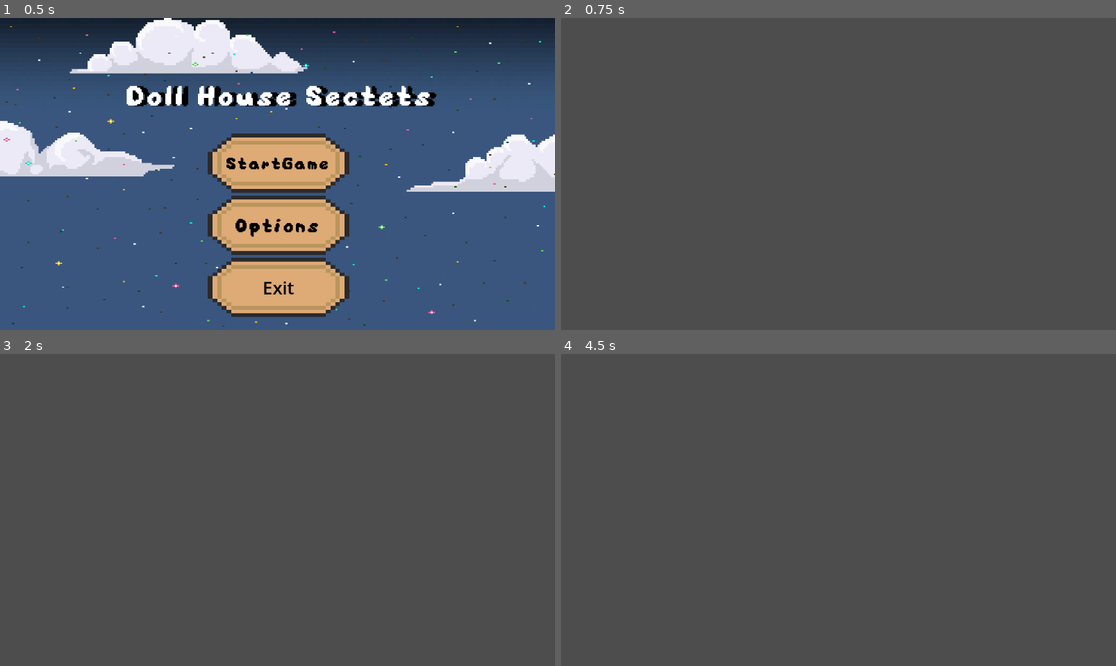
Above: before the commit, frames 1-4 (two rows, left to right).
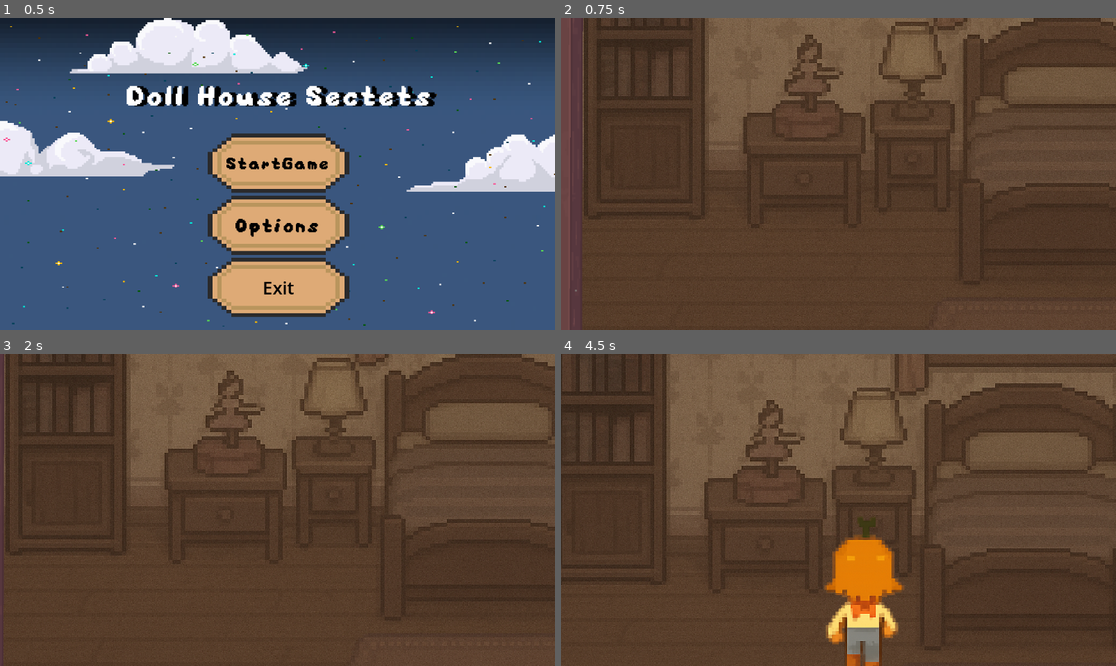
Above: after the commit, the same moments.

Repository: GhSh04/DollhouseSecrets
Game: Godot game, scene res://scenes/Main_Menu.tscn
The game is run twice, just before and just after one commit, with the same random seed, the same clock (stepped at 60 frames per second) and the same inputs.
Inputs (mouse positions are in pixels of both pictures, inside the frame that each line leads up to):
- Up to frame 1 (0.5 s): no input
- Up to frame 2 (0.75 s): click "StartGame" at 0.5 s
- Up to frame 3 (2 s): tap Enter at 1.25 s; move the mouse to (399, 494) at 1.27 s; hold Right (right, bound only after the commit) from 1.28 s (still down); click (399, 494) at 1.42 s
- Up to frame 4 (4.5 s): move the mouse to (727, 525) at 2.02 s; release Right (right, bound only after the commit) at 2.03 s; hold Left (left, bound only after the commit) 2.03-2.78 s; click (727, 525) at 2.17 s; move the mouse to (894, 441) at 2.77 s; hold Right (right, bound only after the commit) 2.78-3.53 s; click (894, 441) at 2.92 s; move the mouse to (810, 572) at 3.52 s; hold Up (up, bound only after the commit) 3.53-4.28 s; click (810, 572) at 3.67 s; move the mouse to (1005, 556) at 4.27 s; hold Left (left, bound only after the commit) from 4.28 s (still down); click (1005, 556) at 4.42 s

Frame 1 is identical in both runs. In frame 2, 95% of the frame differs, in the area x 0-100%, y 0-100%; in frame 3, 96%; in frame 4, 96%.

Commit message:
d

Diff:
--- /dev/null
+++ b/Bedroom/111.gd
@@ -0,0 +1,17 @@
+extends Area2D
+
+
+# Called when the node enters the scene tree for the first time.
+func _ready() -> void:
+	pass # Replace with function body.
+
+
+# Called every frame. 'delta' is the elapsed time since the previous frame.
+func _process(delta: float) -> void:
+	pass
+
+
+
+func _on_input_event(viewport, event, shape_idx):
+		if event is InputEventMouseButton and event.pressed and event.button_index == MOUSE_BUTTON_LEFT:
+			get_tree().change_scene_to_file("res://Bedroom/bedroom.tscn")
--- a/Bedroom/area_2d.gd
+++ b/Bedroom/area_2d.gd
@@ -7,20 +7,6 @@
 
 
 # Called every frame. 'delta' is the elapsed time since the previous frame.
-func _process(delta: float) -> void:
-	pass
-
-
-
-
 func _on_input_event(viewport, event, shape_idx):
 		if event is InputEventMouseButton and event.pressed and event.button_index == MOUSE_BUTTON_LEFT:
 			get_tree().change_scene_to_file("res://Bedroom/mirror.tscn")
-
-
-func _on_area_2d_2_input_event(viewport: Node, event: InputEvent, shape_idx: int) -> void:
-	pass # Replace with function body.
-
-
-func _on_area_2d_4_input_event(viewport: Node, event: InputEvent, shape_idx: int) -> void:
-	pass # Replace with function body.
--- a/Bedroom/area_2d_2.gd
+++ b/Bedroom/area_2d_2.gd
@@ -9,4 +9,4 @@
 # Called every frame. 'delta' is the elapsed time since the previous frame.
 func _on_input_event(viewport, event, shape_idx):
 		if event is InputEventMouseButton and event.pressed and event.button_index == MOUSE_BUTTON_LEFT:
-			get_tree().change_scene_to_file("res://Bedroom/chair.tscn")
+			get_tree().change_scene_to_file("res://Bedroom/bed.tscn")
--- a/Bedroom/area_2d_3.gd
+++ b/Bedroom/area_2d_3.gd
@@ -9,4 +9,4 @@
 # Called every frame. 'delta' is the elapsed time since the previous frame.
 func _on_input_event(viewport, event, shape_idx):
 		if event is InputEventMouseButton and event.pressed and event.button_index == MOUSE_BUTTON_LEFT:
-			get_tree().change_scene_to_file("res://Bedroom/bed.tscn")
+			get_tree().change_scene_to_file("res://Bedroom/chair.tscn")
--- a/Bedroom/bed.tscn
+++ b/Bedroom/bed.tscn
@@ -5,6 +5,6 @@
 [node name="bed" type="Node2D"]
 
 [node name="Copilot20251024234914" type="Sprite2D" parent="."]
-position = Vector2(1150.2499, 613.00006)
-scale = Vector2(1.4977212, 1.1953126)
+position = Vector2(576.4375, 322)
+scale = Vector2(0.7468262, 0.6328125)
 texture = ExtResource("1_7xo37")
--- a/Bedroom/bedroom.tscn
+++ b/Bedroom/bedroom.tscn
@@ -20,6 +20,12 @@
 
 [sub_resource type="RectangleShape2D" id="RectangleShape2D_3wf3b"]
 size = Vector2(228, 227)
+
+[sub_resource type="RectangleShape2D" id="RectangleShape2D_kdynj"]
+size = Vector2(2457, 1384)
+
+[sub_resource type="RectangleShape2D" id="RectangleShape2D_dihus"]
+size = Vector2(419, 114.375)
 
 [node name="Bedroom" type="Node2D"]
 
@@ -55,9 +61,6 @@
 scale = Vector2(8.624561, 2.9038463)
 texture = ExtResource("2_t561b")
 
-[node name="player" parent="." instance=ExtResource("3_5vh5m")]
-position = Vector2(82, 1112)
-
 [node name="Area2D" type="Area2D" parent="."]
 script = ExtResource("4_vpxbp")
 
@@ -88,7 +91,39 @@
 position = Vector2(471, 805.5)
 shape = SubResource("RectangleShape2D_3wf3b")
 
+[node name="StaticBody2D" type="StaticBody2D" parent="."]
+
+[node name="CollisionShape2D" type="CollisionShape2D" parent="StaticBody2D"]
+position = Vector2(1085, 1902)
+shape = SubResource("RectangleShape2D_kdynj")
+
+[node name="CollisionShape2D2" type="CollisionShape2D" parent="StaticBody2D"]
+position = Vector2(-1230, 712)
+shape = SubResource("RectangleShape2D_kdynj")
+
+[node name="CollisionShape2D3" type="CollisionShape2D" parent="StaticBody2D"]
+position = Vector2(1232, -688)
+shape = SubResource("RectangleShape2D_kdynj")
+
+[node name="CollisionShape2D4" type="CollisionShape2D" parent="StaticBody2D"]
+position = Vector2(3350, 667)
+shape = SubResource("RectangleShape2D_kdynj")
+
+[node name="StaticBody2D2" type="StaticBody2D" parent="."]
+
+[node name="CollisionShape2D" type="CollisionShape2D" parent="StaticBody2D2"]
+position = Vector2(1022.5, 671)
+shape = SubResource("RectangleShape2D_dihus")
+
+[node name="CollisionShape2D2" type="CollisionShape2D" parent="StaticBody2D2"]
+position = Vector2(1487, 683.8125)
+shape = SubResource("RectangleShape2D_dihus")
+
+[node name="player" parent="." instance=ExtResource("3_5vh5m")]
+position = Vector2(223, 632)
+
 [connection signal="input_event" from="Area2D" to="Area2D" method="_on_input_event"]
+[connection signal="mouse_entered" from="Area2D" to="Area2D" method="_on_mouse_entered"]
 [connection signal="input_event" from="Area2D2" to="Area2D" method="_on_area_2d_2_input_event"]
 [connection signal="input_event" from="Area2D3" to="Area2D3" method="_on_input_event"]
 [connection signal="input_event" from="Area2D4" to="Area2D" method="_on_area_2d_4_input_event"]
--- /dev/null
+++ b/Bedroom/button.gd
@@ -0,0 +1,17 @@
+extends Button
+
+
+# Called when the node enters the scene tree for the first time.
+func _ready() -> void:
+	pass # Replace with function body.
+
+
+# Called every frame. 'delta' is the elapsed time since the previous frame.
+func _process(delta: float) -> void:
+	pass
+
+
+func _on_pressed() -> void:
+	pass # Replace with function body.
+func _on_Start_pressed() -> void:
+	get_tree().change_scene_to_file("res://Bedroom/bedroom.tscn")
--- /dev/null
+++ b/Bedroom/chair.gd
@@ -0,0 +1,16 @@
+extends Node2D
+
+# يتم استدعاؤه عند دخول المشهد
+func _ready() -> void:
+	# ممكن تضيفي إعدادات أولية هنا لاحقًا
+	pass
+
+# يتم استدعاؤه كل فريم
+func _process(delta: float) -> void:
+	# ممكن تضيفي تحديثات مستمرة هنا لاحقًا
+	pass
+
+# عند الضغط على زر الرجوع
+func _on_back_button_pressed() -> void:
+	# تغيير المشهد إلى غرفة النوم
+	get_tree().change_scene("res://Bedroom/bedroom.tscn")
--- a/Bedroom/chair.tscn
+++ b/Bedroom/chair.tscn
@@ -1,27 +1,12 @@
-[gd_scene load_steps=10 format=3 uid="uid://dlf841iw3412b"]
+[gd_scene load_steps=5 format=3 uid="uid://dlf841iw3412b"]
 
+[ext_resource type="Script" uid="uid://dvhj8cgp1n8yq" path="res://Bedroom/chair.gd" id="1_2py4c"]
 [ext_resource type="Texture2D" uid="uid://qqgp1s24sl40" path="res://Bedroom/download (1).jpg" id="1_quung"]
 [ext_resource type="Texture2D" uid="uid://d3gk7g7gv1lff" path="res://Bedroom/Copilot_20251024_231805.png" id="1_ut8ew"]
 [ext_resource type="Texture2D" uid="uid://cuocdaiebm78w" path="res://Bedroom/Inside_C.png" id="3_myshv"]
-[ext_resource type="FontFile" uid="uid://b4tr5xqnbv6pp" path="res://assets/February Strawberry Freebie/Pixel MIM Strawberry.ttf" id="4_2py4c"]
-[ext_resource type="Texture2D" uid="uid://bu65mvhu65hk1" path="res://Bedroom/UI books & more.png" id="5_hrxmm"]
-
-[sub_resource type="FontVariation" id="FontVariation_lk8w7"]
-base_font = ExtResource("4_2py4c")
-
-[sub_resource type="StyleBoxTexture" id="StyleBoxTexture_i6lth"]
-texture = ExtResource("5_hrxmm")
-modulate_color = Color(0.6736995, 0.5535543, 0.36230916, 1)
-
-[sub_resource type="StyleBoxTexture" id="StyleBoxTexture_ca0br"]
-texture = ExtResource("5_hrxmm")
-modulate_color = Color(0.49747366, 0.49747366, 0.49747366, 1)
-
-[sub_resource type="StyleBoxTexture" id="StyleBoxTexture_c4mh3"]
-texture = ExtResource("5_hrxmm")
-modulate_color = Color(0.34407577, 0.34407574, 0.34407574, 1)
 
 [node name="chair" type="Node2D"]
+script = ExtResource("1_2py4c")
 
 [node name="Download(1)" type="Sprite2D" parent="."]
 position = Vector2(1206.0001, 706)
@@ -29,43 +14,52 @@
 texture = ExtResource("1_quung")
 
 [node name="Copilot20251024231805" type="Sprite2D" parent="."]
-position = Vector2(1150.4999, 819.49994)
-scale = Vector2(1.4980468, 1.6005859)
+position = Vector2(578.5, 320.99997)
+scale = Vector2(0.75325525, 0.6269532)
 texture = ExtResource("1_ut8ew")
 
 [node name="InsideC" type="Sprite2D" parent="."]
-position = Vector2(1153.8645, 1719.9797)
+position = Vector2(575.03125, 724.8686)
 rotation = 3.1386054
-scale = Vector2(9.147787, 3.1923077)
+scale = Vector2(5.0706234, 3.1923077)
 texture = ExtResource("3_myshv")
 
 [node name="InsideC3" type="Sprite2D" parent="."]
-position = Vector2(1148.7615, -83.030235)
+position = Vector2(501.35712, -83.60208)
 rotation = 0.0008832873
-scale = Vector2(9.079584, 3.1923077)
+scale = Vector2(4.5363936, 3.1923077)
 texture = ExtResource("3_myshv")
 
 [node name="InsideC2" type="Sprite2D" parent="."]
-position = Vector2(-72.52954, 816.3048)
+position = Vector2(-71.8624, 320.63745)
 rotation = -1.5694504
-scale = Vector2(5.767588, 2.8324683)
+scale = Vector2(2.2892175, 2.8324683)
 texture = ExtResource("3_myshv")
 
 [node name="InsideC4" type="Sprite2D" parent="."]
-position = Vector2(2375.5688, 817.9332)
+position = Vector2(1215.7905, 240.85132)
 rotation = 1.5678476
-scale = Vector2(5.783218, 2.8324683)
+scale = Vector2(2.904969, 2.8324683)
 texture = ExtResource("3_myshv")
 
-[node name="Button" type="Button" parent="."]
-offset_left = 20.0
-offset_top = 758.0
-offset_right = 252.0
-offset_bottom = 893.0
-theme_override_colors/font_color = Color(1, 0.89827347, 0.8123662, 1)
-theme_override_fonts/font = SubResource("FontVariation_lk8w7")
-theme_override_font_sizes/font_size = 74
-theme_override_styles/normal = SubResource("StyleBoxTexture_i6lth")
-theme_override_styles/pressed = SubResource("StyleBoxTexture_ca0br")
-theme_override_styles/hover = SubResource("StyleBoxTexture_c4mh3")
-text = "Back"
+[node name="Control" type="Control" parent="."]
+layout_mode = 3
+anchors_preset = 0
+offset_right = 40.0
+offset_bottom = 40.0
+
+[node name="BackButton" type="Button" parent="Control"]
+layout_mode = 1
+anchors_preset = -1
+anchor_left = 2.7500002
+anchor_top = 9.075001
+anchor_right = 2.7500002
+anchor_bottom = 9.075001
+offset_left = -99.00001
+offset_top = -60.00003
+offset_right = 98.99999
+offset_bottom = 59.99997
+
+[connection signal="focus_exited" from="Control/BackButton" to="." method="_on_back_button_focus_exited"]
+[connection signal="mouse_exited" from="Control/BackButton" to="." method="_on_back_button_mouse_exited"]
+[connection signal="pressed" from="Control/BackButton" to="." method="_on_back_button_pressed"]
--- a/Bedroom/mirror.tscn
+++ b/Bedroom/mirror.tscn
@@ -1,15 +1,11 @@
-[gd_scene load_steps=12 format=3 uid="uid://d2ctaaqxxd4w1"]
+[gd_scene load_steps=13 format=3 uid="uid://d2ctaaqxxd4w1"]
 
 [ext_resource type="Texture2D" uid="uid://qqgp1s24sl40" path="res://Bedroom/download (1).jpg" id="1_pd3tr"]
-[ext_resource type="Script" uid="uid://c1110mrt8s78o" path="res://Bedroom/area_2d.gd" id="2_7we20"]
 [ext_resource type="FontFile" uid="uid://b4tr5xqnbv6pp" path="res://assets/February Strawberry Freebie/Pixel MIM Strawberry.ttf" id="3_6xsca"]
 [ext_resource type="Texture2D" uid="uid://bu65mvhu65hk1" path="res://Bedroom/UI books & more.png" id="3_crq52"]
 [ext_resource type="Texture2D" uid="uid://b1xa6kiv47pfk" path="res://Bedroom/Copilot_20251024_232837.png" id="3_t6ou2"]
 [ext_resource type="Texture2D" uid="uid://cuocdaiebm78w" path="res://Bedroom/Inside_C.png" id="6_4xfiu"]
-
-[sub_resource type="CapsuleShape2D" id="CapsuleShape2D_crq52"]
-radius = 40.99768
-height = 186.0509
+[ext_resource type="Script" uid="uid://c646kjktssxok" path="res://Bedroom/111.gd" id="6_pd3tr"]
 
 [sub_resource type="FontVariation" id="FontVariation_pd3tr"]
 base_font = ExtResource("3_6xsca")
@@ -26,31 +22,28 @@
 texture = ExtResource("3_crq52")
 modulate_color = Color(0.34407577, 0.34407574, 0.34407574, 1)
 
+[sub_resource type="ShaderMaterial" id="ShaderMaterial_4xfiu"]
+
+[sub_resource type="RectangleShape2D" id="RectangleShape2D_5rlkg"]
+size = Vector2(207, 114)
+
 [node name="mirror" type="Node2D"]
 
 [node name="Download(1)" type="Sprite2D" parent="."]
-position = Vector2(1137, 949.0626)
+position = Vector2(1163.0001, 898)
 scale = Vector2(4.8247285, 5.396894)
 texture = ExtResource("1_pd3tr")
 
 [node name="Copilot20251024232837" type="Sprite2D" parent="."]
-position = Vector2(1154, 820.5)
-scale = Vector2(1.5026041, 1.6025391)
+position = Vector2(574.00006, 325.50003)
+scale = Vector2(0.7473958, 0.63574225)
 texture = ExtResource("3_t6ou2")
 
-[node name="Area2D" type="Area2D" parent="."]
-script = ExtResource("2_7we20")
-
-[node name="CollisionShape2D" type="CollisionShape2D" parent="Area2D"]
-position = Vector2(124.000015, 859.00006)
-rotation = -1.5696363
-shape = SubResource("CapsuleShape2D_crq52")
-
 [node name="Button" type="Button" parent="."]
-offset_left = 5.0
-offset_top = 801.0
-offset_right = 237.0
-offset_bottom = 936.0
+offset_left = 19.0
+offset_top = 223.0
+offset_right = 179.0
+offset_bottom = 314.0
 theme_override_colors/font_color = Color(1, 0.89827347, 0.8123662, 1)
 theme_override_fonts/font = SubResource("FontVariation_pd3tr")
 theme_override_font_sizes/font_size = 74
@@ -60,24 +53,35 @@
 text = "Back"
 
 [node name="InsideC" type="Sprite2D" parent="."]
-position = Vector2(1137, 1731)
+position = Vector2(623.99994, 744.00006)
 rotation = 3.1402822
 scale = Vector2(9.119299, 3.5769231)
 texture = ExtResource("6_4xfiu")
 
 [node name="InsideC2" type="Sprite2D" parent="."]
-position = Vector2(1139.0001, -87)
-scale = Vector2(9.119299, 3.5769231)
+position = Vector2(494.25, -87)
+scale = Vector2(4.594737, 3.5769231)
 texture = ExtResource("6_4xfiu")
 
 [node name="InsideC3" type="Sprite2D" parent="."]
-position = Vector2(-75.7534, 828.62506)
+position = Vector2(-69.9376, 338.8867)
 rotation = -1.5671501
-scale = Vector2(5.794411, 2.9772067)
+scale = Vector2(2.360962, 2.9772067)
 texture = ExtResource("6_4xfiu")
 
 [node name="InsideC4" type="Sprite2D" parent="."]
-position = Vector2(2376.1438, 818.16077)
+position = Vector2(1214.7161, 229.8718)
 rotation = -4.7130985
-scale = Vector2(5.7465744, 2.6280673)
+scale = Vector2(2.9386556, 2.6280673)
 texture = ExtResource("6_4xfiu")
+
+[node name="111" type="Area2D" parent="."]
+script = ExtResource("6_pd3tr")
+
+[node name="CollisionShape2D" type="CollisionShape2D" parent="111"]
+texture_filter = 1
+material = SubResource("ShaderMaterial_4xfiu")
+position = Vector2(106.5, 370)
+shape = SubResource("RectangleShape2D_5rlkg")
+
+[connection signal="input_event" from="111" to="111" method="_on_input_event"]
--- a/project.godot
+++ b/project.godot
@@ -15,6 +15,31 @@
 config/features=PackedStringArray("4.5", "Forward Plus")
 config/icon="res://icon.svg"
 
+[input]
+
+left={
+"deadzone": 0.2,
+"events": [Object(InputEventKey,"resource_local_to_scene":false,"resource_name":"","device":-1,"window_id":0,"alt_pressed":false,"shift_pressed":false,"ctrl_pressed":false,"meta_pressed":false,"pressed":false,"keycode":0,"physical_keycode":4194319,"key_label":0,"unicode":0,"location":0,"echo":false,"script":null)
+, Object(InputEventKey,"resource_local_to_scene":false,"resource_name":"","device":-1,"window_id":0,"alt_pressed":false,"shift_pressed":false,"ctrl_pressed":false,"meta_pressed":false,"pressed":false,"keycode":0,"physical_keycode":65,"key_label":0,"unicode":97,"location":0,"echo":false,"script":null)
+]
+}
+right={
+"deadzone": 0.2,
+"events": [Object(InputEventKey,"resource_local_to_scene":false,"resource_name":"","device":-1,"window_id":0,"alt_pressed":false,"shift_pressed":false,"ctrl_pressed":false,"meta_pressed":false,"pressed":false,"keycode":0,"physical_keycode":4194321,"key_label":0,"unicode":0,"location":0,"echo":false,"script":null)
+, Object(InputEventKey,"resource_local_to_scene":false,"resource_name":"","device":-1,"window_id":0,"alt_pressed":false,"shift_pressed":false,"ctrl_pressed":false,"meta_pressed":false,"pressed":false,"keycode":0,"physical_keycode":68,"key_label":0,"unicode":100,"location":0,"echo":false,"script":null)
+]
+}
+up={
+"deadzone": 0.2,
+"events": [Object(InputEventKey,"resource_local_to_scene":false,"resource_name":"","device":-1,"window_id":0,"alt_pressed":false,"shift_pressed":false,"ctrl_pressed":false,"meta_pressed":false,"pressed":false,"keycode":0,"physical_keycode":4194320,"key_label":0,"unicode":0,"location":0,"echo":false,"script":null)
+, Object(InputEventKey,"resource_local_to_scene":false,"resource_name":"","device":-1,"window_id":0,"alt_pressed":false,"shift_pressed":false,"ctrl_pressed":false,"meta_pressed":false,"pressed":false,"keycode":0,"physical_keycode":87,"key_label":0,"unicode":119,"location":0,"echo":false,"script":null)
+]
+}
+
+[physics]
+
+2d/default_gravity=1137.5389999999998
+
 [rendering]
 
 textures/canvas_textures/default_texture_filter=0
--- a/scenes/MainPlayer.tscn
+++ b/scenes/MainPlayer.tscn
@@ -1,70 +1,105 @@
-[gd_scene load_steps=9 format=3 uid="uid://fpk4mg5ryf46"]
+[gd_scene load_steps=14 format=3 uid="uid://fpk4mg5ryf46"]
 
-[ext_resource type="Texture2D" uid="uid://cjxn4cifi8mxh" path="res://assets/sprite_walking_8dce25ce-ee9b-44d5-a2c1-adbf1b2c9822_bbe44c35-382f-43c4-93f0-238fdfadb202-Photoroom.png" id="1_3vyb7"]
+[ext_resource type="Script" uid="uid://vmxonud0xlep" path="res://scenes/main_player.gd" id="1_xsm63"]
+[ext_resource type="Texture2D" uid="uid://8icjoq18wp27" path="res://assets/WhatsApp Image 2025-10-25 at 5.48.59 PM.png" id="2_oq4ni"]
+[ext_resource type="Texture2D" uid="uid://dc2prd5d57i42" path="res://assets/Copilot_20251025_155951.png" id="2_ydk1y"]
 
-[sub_resource type="AtlasTexture" id="AtlasTexture_g2els"]
-atlas = ExtResource("1_3vyb7")
-region = Rect2(0, 0, 313, 186)
+[sub_resource type="AtlasTexture" id="AtlasTexture_bqunt"]
+atlas = ExtResource("2_oq4ni")
+region = Rect2(0, 0, 320, 853)
 
-[sub_resource type="AtlasTexture" id="AtlasTexture_qhqgy"]
-atlas = ExtResource("1_3vyb7")
-region = Rect2(313, 0, 313, 186)
+[sub_resource type="AtlasTexture" id="AtlasTexture_11llm"]
+atlas = ExtResource("2_oq4ni")
+region = Rect2(320, 0, 320, 853)
 
-[sub_resource type="AtlasTexture" id="AtlasTexture_dqkch"]
-atlas = ExtResource("1_3vyb7")
-region = Rect2(626, 0, 313, 186)
+[sub_resource type="AtlasTexture" id="AtlasTexture_yervt"]
+atlas = ExtResource("2_oq4ni")
+region = Rect2(640, 0, 320, 853)
 
-[sub_resource type="AtlasTexture" id="AtlasTexture_qlg0r"]
-atlas = ExtResource("1_3vyb7")
-region = Rect2(939, 0, 313, 186)
+[sub_resource type="AtlasTexture" id="AtlasTexture_su5v1"]
+atlas = ExtResource("2_oq4ni")
+region = Rect2(960, 0, 320, 853)
 
-[sub_resource type="AtlasTexture" id="AtlasTexture_tuyoq"]
-atlas = ExtResource("1_3vyb7")
-region = Rect2(0, 186, 313, 186)
+[sub_resource type="AtlasTexture" id="AtlasTexture_vyh2l"]
+atlas = ExtResource("2_ydk1y")
+region = Rect2(0, 0, 256, 500)
+
+[sub_resource type="AtlasTexture" id="AtlasTexture_j87hv"]
+atlas = ExtResource("2_ydk1y")
+region = Rect2(256, 0, 256, 500)
+
+[sub_resource type="AtlasTexture" id="AtlasTexture_yrxe1"]
+atlas = ExtResource("2_ydk1y")
+region = Rect2(512, 0, 256, 500)
+
+[sub_resource type="AtlasTexture" id="AtlasTexture_5m47q"]
+atlas = ExtResource("2_ydk1y")
+region = Rect2(768, 0, 256, 500)
 
 [sub_resource type="SpriteFrames" id="SpriteFrames_fjrip"]
 animations = [{
 "frames": [{
 "duration": 1.0,
-"texture": SubResource("AtlasTexture_g2els")
+"texture": SubResource("AtlasTexture_bqunt")
 }, {
 "duration": 1.0,
-"texture": SubResource("AtlasTexture_qhqgy")
+"texture": SubResource("AtlasTexture_11llm")
 }, {
 "duration": 1.0,
-"texture": SubResource("AtlasTexture_dqkch")
+"texture": SubResource("AtlasTexture_yervt")
 }, {
 "duration": 1.0,
-"texture": SubResource("AtlasTexture_qlg0r")
+"texture": SubResource("AtlasTexture_su5v1")
+}],
+"loop": true,
+"name": &"d",
+"speed": 5.0
+}, {
+"frames": [{
+"duration": 1.0,
+"texture": SubResource("AtlasTexture_vyh2l")
 }, {
 "duration": 1.0,
-"texture": SubResource("AtlasTexture_tuyoq")
+"texture": SubResource("AtlasTexture_j87hv")
+}, {
+"duration": 1.0,
+"texture": SubResource("AtlasTexture_yrxe1")
+}, {
+"duration": 1.0,
+"texture": SubResource("AtlasTexture_5m47q")
 }],
 "loop": true,
-"name": &"walk",
+"name": &"up",
+"speed": 5.0
+}, {
+"frames": [],
+"loop": true,
+"name": &"w",
 "speed": 5.0
 }]
 
-[sub_resource type="CircleShape2D" id="CircleShape2D_smehm"]
-radius = 57.245087
+[sub_resource type="RectangleShape2D" id="RectangleShape2D_m7wx2"]
+size = Vector2(227, 408)
 
 [node name="player" type="CharacterBody2D"]
+script = ExtResource("1_xsm63")
 
 [node name="AnimatedSprite2D" type="AnimatedSprite2D" parent="."]
-position = Vector2(46.00003, -213)
-scale = Vector2(4.4792333, 4.5752697)
+position = Vector2(281.5, 361.25)
+scale = Vector2(0.7734375, 0.7262896)
 sprite_frames = SubResource("SpriteFrames_fjrip")
-animation = &"walk"
-frame = 1
-frame_progress = 0.5370394
+animation = &"w"
+frame_progress = 0.7343811
+
+[node name="Camera2D" type="Camera2D" parent="."]
+position = Vector2(200, 187)
+limit_left = -33
+limit_top = -77
+limit_right = 7000
+limit_bottom = 1623
+position_smoothing_enabled = true
+editor_draw_limits = true
 
 [node name="CollisionShape2D" type="CollisionShape2D" parent="."]
-position = Vector2(51, -135)
-shape = SubResource("CircleShape2D_smehm")
-
-[node name="Camera2D" type="Camera2D" parent="."]
-limit_left = 0
-limit_top = 0
-limit_right = 2300
-limit_bottom = 1225
-editor_draw_limits = true
+position = Vector2(301.5, 362)
+shape = SubResource("RectangleShape2D_m7wx2")
--- a/scenes/main_menu.gd
+++ b/scenes/main_menu.gd
@@ -16,7 +16,7 @@
 	options.visible = false
 
 func _on_Start_pressed() -> void:
-	get_tree().change_scene_to_file("res://scenes/game.tscn")
+	get_tree().change_scene_to_file("res://Bedroom/bedroom.tscn")
 
 
 func _on_Options_pressed() -> void:
--- /dev/null
+++ b/scenes/main_player.gd
@@ -0,0 +1,34 @@
+extends CharacterBody2D
+
+const SPEED = 300.0
+
+func _physics_process(delta: float) -> void:
+	# الحصول على مدخلات الحركة
+	var direction_x := Input.get_axis("left", "right")
+	var direction_y := Input.get_axis("up", "down")
+
+	var input_vector = Vector2(direction_x, direction_y).normalized()
+
+	# تحديث السرعة بناءً على المتجهات
+	velocity.x = input_vector.x * SPEED
+	velocity.y = input_vector.y * SPEED
+
+	# تشغيل الأنميشن
+	if input_vector.y < 0:
+		# إذا كان يتحرك للأعلى
+		$AnimatedSprite2D.play("up") # استخدام أنميشن "up"
+	elif input_vector.y > 0:
+		# إذا كان يتحرك للأسفل
+		$AnimatedSprite2D.play("d") # (إذا كان لديك أنميشن للأسفل)
+	elif input_vector.x != 0:
+		# إذا كان يتحرك أفقياً (يمين/يسار)
+		$AnimatedSprite2D.play("w") # (أو "w" كما كان في الكود الأصلي)
+		# يمكنك إضافة flip_h إذا كان الأنميشن نفسه لليمين واليسار
+		# $AnimatedSprite2D.flip_h = input_vector.x < 0
+	else:
+		# عند التوقف
+		$AnimatedSprite2D.stop()
+		# أو $AnimatedSprite2D.play("idle")
+
+	# تنفيذ الحركة
+	move_and_slide()
Not shown, added: Bedroom/111.gd.uid
Not shown: 1 places in Bedroom/bedroom.tscn that only renumber resources
Not shown, added: Bedroom/button.gd.uid
Not shown, added: Bedroom/chair.gd.uid
Binary file added: assets/Copilot_20251025_155951.png
Not shown, added: assets/Copilot_20251025_155951.png.import
Binary file added: assets/Copilot_20251025_170007.png
Not shown, added: assets/Copilot_20251025_170007.png.import
Binary file added: assets/UI assets pack 2/Copilot_20251025_155951.png
Not shown, added: assets/UI assets pack 2/Copilot_20251025_155951.png.import
Binary file added: assets/WhatsApp Image 2025-10-25 at 5.48.59 PM.png
Not shown, added: assets/WhatsApp Image 2025-10-25 at 5.48.59 PM.png.import
(and 4 more such lines)
